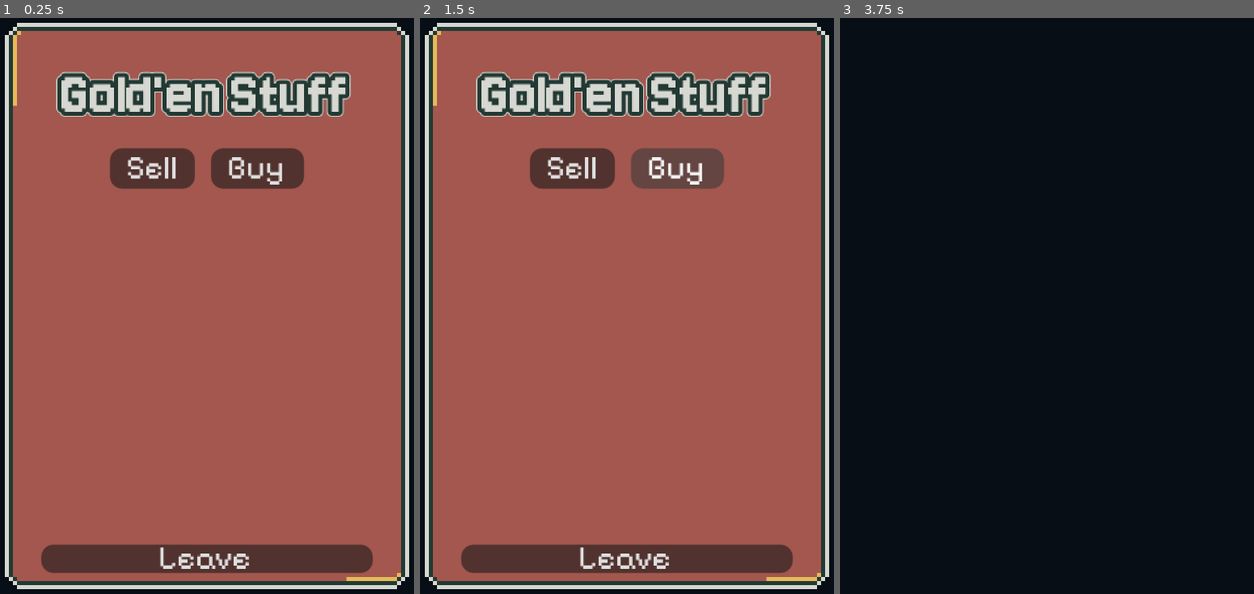
Above: before the commit, frames 1-3 (left to right).
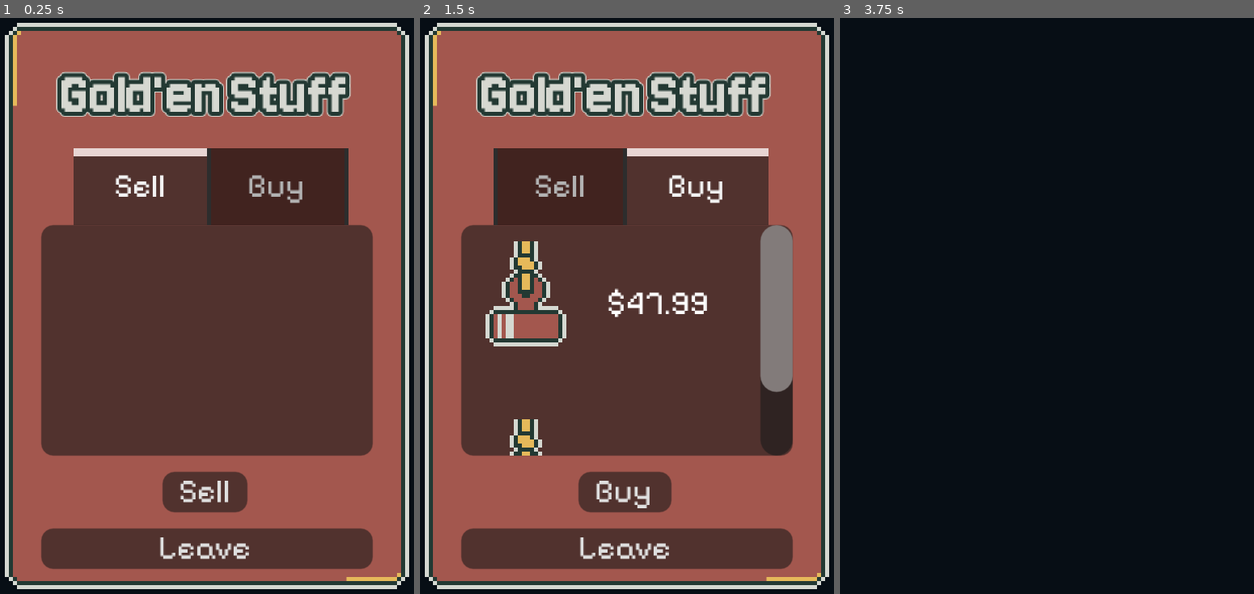
Above: after the commit, the same moments.

Repository: vida85/water-under-the-bridge
Game: Godot game, scene res://scenes/shop/Shop.tscn
Same seed, same stepped clock (60 frames per second), same inputs: the game is played once before the commit and once after it. This scene is started directly instead of the project's main scene.
Inputs (mouse positions are in pixels of both pictures, inside the frame that each line leads up to):
- Up to frame 1 (0.25 s): no input
- Up to frame 2 (1.5 s): click "Sell" at 0.5 s; click (676, 167) at 1.25 s, where only the run before the commit has a clickable "Buy"
- Up to frame 3 (3.75 s): click (947, 306) at 2.02 s; click (947, 484) at 2.77 s; click "Leave" at 3.5 s

The runs differ from the first frame. In frame 1, 44% of the frame differs, in the area x 9-91%, y 22-97%; in frame 2, 43%; in frame 3, nothing differs.

Commit message:
Working on Shop, not finished

Diff:
--- a/magnet-gold/project.godot
+++ b/magnet-gold/project.godot
@@ -13,9 +13,11 @@
 config/name="MagnetGold"
 run/main_scene="uid://cy57xutg2kj7w"
 config/features=PackedStringArray("4.7", "Forward Plus")
+boot_splash/bg_color=Color(0.6392157, 0.34117648, 0.30588236, 1)
+boot_splash/stretch_mode=3
 boot_splash/image="uid://b5mfrsltks3d2"
 config/icon="res://icon.svg"
-boot_splash/minimum_display_time=1
+boot_splash/minimum_display_time=1000
 
 [audio]
 
--- a/magnet-gold/scenes/shop/Shop.tscn
+++ b/magnet-gold/scenes/shop/Shop.tscn
@@ -2,6 +2,8 @@
 
 [ext_resource type="Script" uid="uid://clb14r5scpt4l" path="res://scenes/shop/shop.gd" id="1_v61rp"]
 [ext_resource type="FontFile" uid="uid://btdc3pvuifnim" path="res://shared assets/fonts/Jersey10-Regular.ttf" id="2_3qebd"]
+[ext_resource type="Texture2D" uid="uid://wuosyex7re2q" path="res://scenes/magnet/textures/magnet-2.png" id="3_srfm6"]
+[ext_resource type="Texture2D" uid="uid://b5lkgq8wmbl3m" path="res://scenes/magnet/textures/magnet-3.png" id="4_xjfbs"]
 
 [sub_resource type="LabelSettings" id="LabelSettings_tfrm4"]
 font = ExtResource("2_3qebd")
@@ -53,43 +55,92 @@
 label_settings = SubResource("LabelSettings_tfrm4")
 horizontal_alignment = 1
 
-[node name="HBoxContainer" type="HBoxContainer" parent="PanelContainer/MarginContainer/VBoxContainer" unique_id=1788129645]
-custom_maximum_size = Vector2(-1, 10)
+[node name="TabContainer" type="TabContainer" parent="PanelContainer/MarginContainer/VBoxContainer" unique_id=1523699682]
+unique_name_in_owner = true
+custom_maximum_size = Vector2(-1, 76)
+layout_mode = 2
+current_tab = 0
+tab_0/title = "Sell"
+tab_1/title = "Buy"
+
+[node name="SellTab" type="ScrollContainer" parent="PanelContainer/MarginContainer/VBoxContainer/TabContainer" unique_id=87560814]
+unique_name_in_owner = true
+custom_minimum_size = Vector2(50, 80)
+custom_maximum_size = Vector2(100, 90)
+layout_mode = 2
+metadata/_tab_index = 0
+metadata/_tab_name = "Sell"
+
+[node name="MainContainer" type="VBoxContainer" parent="PanelContainer/MarginContainer/VBoxContainer/TabContainer/SellTab" unique_id=409022619]
+unique_name_in_owner = true
+layout_mode = 2
+
+[node name="BuyTab" type="ScrollContainer" parent="PanelContainer/MarginContainer/VBoxContainer/TabContainer" unique_id=816675381]
+unique_name_in_owner = true
+visible = false
+custom_minimum_size = Vector2(50, 80)
+custom_maximum_size = Vector2(100, 90)
+layout_mode = 2
+metadata/_tab_index = 1
+metadata/_tab_name = "Buy"
+
+[node name="MainBuyContainer" type="VBoxContainer" parent="PanelContainer/MarginContainer/VBoxContainer/TabContainer/BuyTab" unique_id=478197876]
+propagate_maximum_size = false
+layout_mode = 2
+
+[node name="MarginContainer" type="MarginContainer" parent="PanelContainer/MarginContainer/VBoxContainer/TabContainer/BuyTab/MainBuyContainer" unique_id=1997975020]
+layout_mode = 2
+theme_override_constants/margin_top = 4
+theme_override_constants/margin_bottom = 4
+
+[node name="HBoxContainer" type="HBoxContainer" parent="PanelContainer/MarginContainer/VBoxContainer/TabContainer/BuyTab/MainBuyContainer/MarginContainer" unique_id=1633069516]
+layout_mode = 2
+
+[node name="Magnet 2" type="TextureButton" parent="PanelContainer/MarginContainer/VBoxContainer/TabContainer/BuyTab/MainBuyContainer/MarginContainer/HBoxContainer" unique_id=1216234787]
+layout_mode = 2
+texture_normal = ExtResource("3_srfm6")
+
+[node name="Magnet2Label" type="Label" parent="PanelContainer/MarginContainer/VBoxContainer/TabContainer/BuyTab/MainBuyContainer/MarginContainer/HBoxContainer" unique_id=1433835486]
+layout_mode = 2
+text = "$47.99"
+
+[node name="MarginContainer2" type="MarginContainer" parent="PanelContainer/MarginContainer/VBoxContainer/TabContainer/BuyTab/MainBuyContainer" unique_id=2040019678]
+layout_mode = 2
+theme_override_constants/margin_top = 4
+theme_override_constants/margin_bottom = 4
+
+[node name="HBoxContainer" type="HBoxContainer" parent="PanelContainer/MarginContainer/VBoxContainer/TabContainer/BuyTab/MainBuyContainer/MarginContainer2" unique_id=1059351127]
+layout_mode = 2
+
+[node name="Magnet 3" type="TextureButton" parent="PanelContainer/MarginContainer/VBoxContainer/TabContainer/BuyTab/MainBuyContainer/MarginContainer2/HBoxContainer" unique_id=1768837274]
+layout_mode = 2
+texture_normal = ExtResource("4_xjfbs")
+
+[node name="Magnet3Label2" type="Label" parent="PanelContainer/MarginContainer/VBoxContainer/TabContainer/BuyTab/MainBuyContainer/MarginContainer2/HBoxContainer" unique_id=832011116]
+layout_mode = 2
+text = "$ 67.00"
+
+[node name="HBoxContainer" type="HBoxContainer" parent="PanelContainer/MarginContainer/VBoxContainer" unique_id=1120612008]
 layout_mode = 2
 alignment = 1
 
-[node name="SellButton" type="Button" parent="PanelContainer/MarginContainer/VBoxContainer/HBoxContainer" unique_id=45599846]
+[node name="BuyButton" type="Button" parent="PanelContainer/MarginContainer/VBoxContainer/HBoxContainer" unique_id=1234681049]
 unique_name_in_owner = true
+custom_minimum_size = Vector2(0, 5)
+custom_maximum_size = Vector2(-1, 10)
 layout_mode = 2
-focus_neighbor_left = NodePath("../BuyButton")
-focus_neighbor_top = NodePath("../../LeaveButton")
-focus_neighbor_right = NodePath("../BuyButton")
-focus_neighbor_bottom = NodePath("../../LeaveButton")
-text = "Sell"
-
-[node name="BuyButton" type="Button" parent="PanelContainer/MarginContainer/VBoxContainer/HBoxContainer" unique_id=161019732]
-unique_name_in_owner = true
-layout_mode = 2
-focus_neighbor_left = NodePath("../SellButton")
-focus_neighbor_top = NodePath("../../LeaveButton")
-focus_neighbor_right = NodePath("../SellButton")
-focus_neighbor_bottom = NodePath("../../LeaveButton")
 text = "Buy"
 
-[node name="ScrollContainer" type="ScrollContainer" parent="PanelContainer/MarginContainer/VBoxContainer" unique_id=87560814]
-custom_minimum_size = Vector2(50, 80)
-custom_maximum_size = Vector2(100, 90)
+[node name="SellButton" type="Button" parent="PanelContainer/MarginContainer/VBoxContainer/HBoxContainer" unique_id=763470953]
+unique_name_in_owner = true
+custom_minimum_size = Vector2(0, 5)
+custom_maximum_size = Vector2(-1, 10)
 layout_mode = 2
-
-[node name="MainContainer" type="VBoxContainer" parent="PanelContainer/MarginContainer/VBoxContainer/ScrollContainer" unique_id=409022619]
-unique_name_in_owner = true
-layout_mode = 2
+text = "Sell"
 
 [node name="LeaveButton" type="Button" parent="PanelContainer/MarginContainer/VBoxContainer" unique_id=627619736]
 unique_name_in_owner = true
 custom_minimum_size = Vector2(0, 5)
 custom_maximum_size = Vector2(-1, 10)
 layout_mode = 2
-focus_neighbor_top = NodePath("../HBoxContainer/SellButton")
-focus_neighbor_bottom = NodePath("../HBoxContainer/BuyButton")
 text = "Leave"
--- a/magnet-gold/scenes/shop/shop.gd
+++ b/magnet-gold/scenes/shop/shop.gd
@@ -7,17 +7,28 @@
 @onready var buy_button: Button = %BuyButton
 @onready var leave_button: Button = %LeaveButton
 
+@onready var sell_tab: ScrollContainer = %SellTab
+@onready var buy_tab: ScrollContainer = %BuyTab
+
+@onready var tab_container: TabContainer = %TabContainer
 
 var item_box_slot: HBoxContainer
 var item_texture_rect: TextureRect
-var item_label: Label
+var item_button: Button
 
 var item_resources: Dictionary = {}
 
+
 func _ready() -> void:
+	tab_container.tab_clicked.connect(_on_tab_button_pressed)
+
 	sell_button.pressed.connect(_on_sell_button)
 	buy_button.pressed.connect(_on_buy_button)
 	leave_button.pressed.connect(_on_leave_button)
+
+	sell_button.visible = true
+	buy_button.visible = false
+
 	show_inventory.call_deferred()
 
 
@@ -26,25 +37,25 @@
 		if item_resources.has(item_resource):
 			item_box_slot     = item_resources[item_resource][0] as HBoxContainer
 			item_texture_rect = item_resources[item_resource][1] as TextureRect
-			item_label        = item_resources[item_resource][2] as Label
+			item_button       = item_resources[item_resource][2] as Button
 		else:
 			item_box_slot     = HBoxContainer.new()
 			item_texture_rect = TextureRect.new()
-			item_label        = Label.new()
-			item_resources[item_resource] = [item_box_slot, item_texture_rect, item_label]
+			item_button       = Button.new()
+			item_resources[item_resource] = [item_box_slot, item_texture_rect, item_button]
 
-		item_box_slot.custom_maximum_size = Vector2(-1.0, 12.0)
+		#item_box_slot.custom_maximum_size = Vector2(-1.0, 12.0)
 
-		item_texture_rect.custom_maximum_size = Vector2(10, 10)
+		#item_texture_rect.custom_maximum_size = Vector2(10, 10)
 		item_texture_rect.texture = item_resource.texture
 		item_texture_rect.size_flags_horizontal = Control.SIZE_SHRINK_CENTER
 		item_texture_rect.size_flags_vertical = Control.SIZE_SHRINK_CENTER
 
-		item_label.text = str(GameState.inventory[item_resource])
+		item_button.text = str(GameState.inventory[item_resource]) + " X $" + str(item_resource.value)
 
 		if !item_box_slot.is_inside_tree():
 			item_box_slot.add_child(item_texture_rect)
-			item_box_slot.add_child(item_label)
+			item_box_slot.add_child(item_button)
 			main_container.add_child(item_box_slot)
 
 
@@ -58,3 +69,13 @@
 
 func _on_leave_button() -> void:
 	hide()
+
+
+func _on_tab_button_pressed(tab_idx: int) -> void:
+	match tab_idx:
+		1:
+			sell_button.visible = false
+			buy_button.visible = true
+		0:
+			sell_button.visible = true
+			buy_button.visible = false
